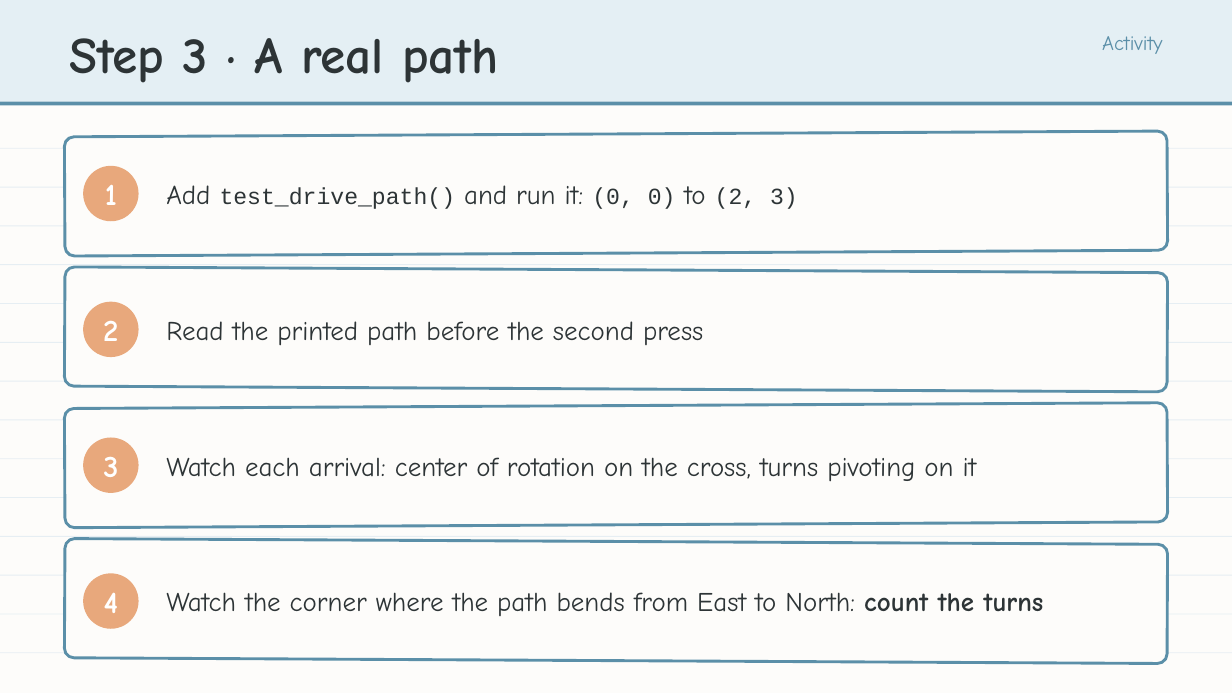
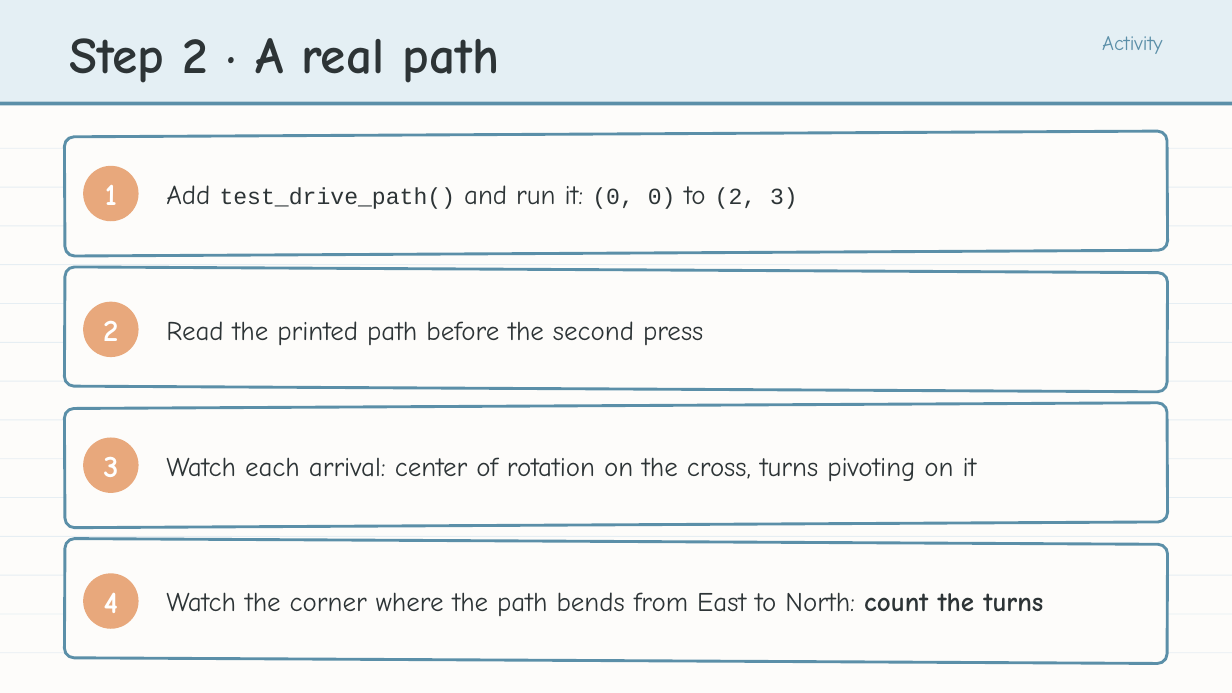
Before and after one commit to bradamiller/LearningPython, a slide deck: slide 20 of static/slides/module-04-manhattan/module-4-lesson-06-driving-the-path.pptx (slide 25 before the commit). Drawn at 1232x693 pixels with LibreOffice and Linux fonts; fonts in the diff are those of the drawing. Boxes give left, top, right and bottom in pixels: in the first picture for what was removed or moved away, otherwise in the second. Text is boxed around its words. In the diff, an @@ line names an element or a change of style, - is before the commit and + after.

```diff
--- a/static/slides/module-04-manhattan/module-4-lesson-06-driving-the-path.pptx
+++ b/static/slides/module-04-manhattan/module-4-lesson-06-driving-the-path.pptx
@@ text at [69, 38, 499, 83]: text changed @@
-Step 3 · A real path
+Step 2 · A real path
```
Also in this commit, not shown: 4 other slides changed, 7 slides removed, 7 other files.
